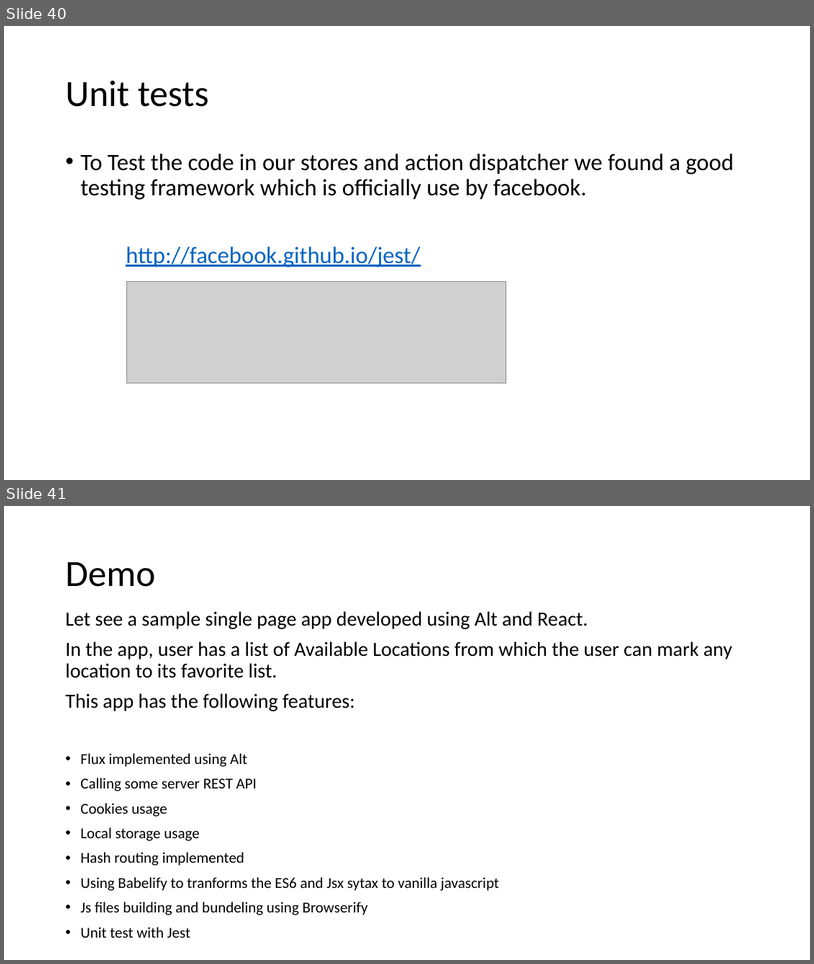
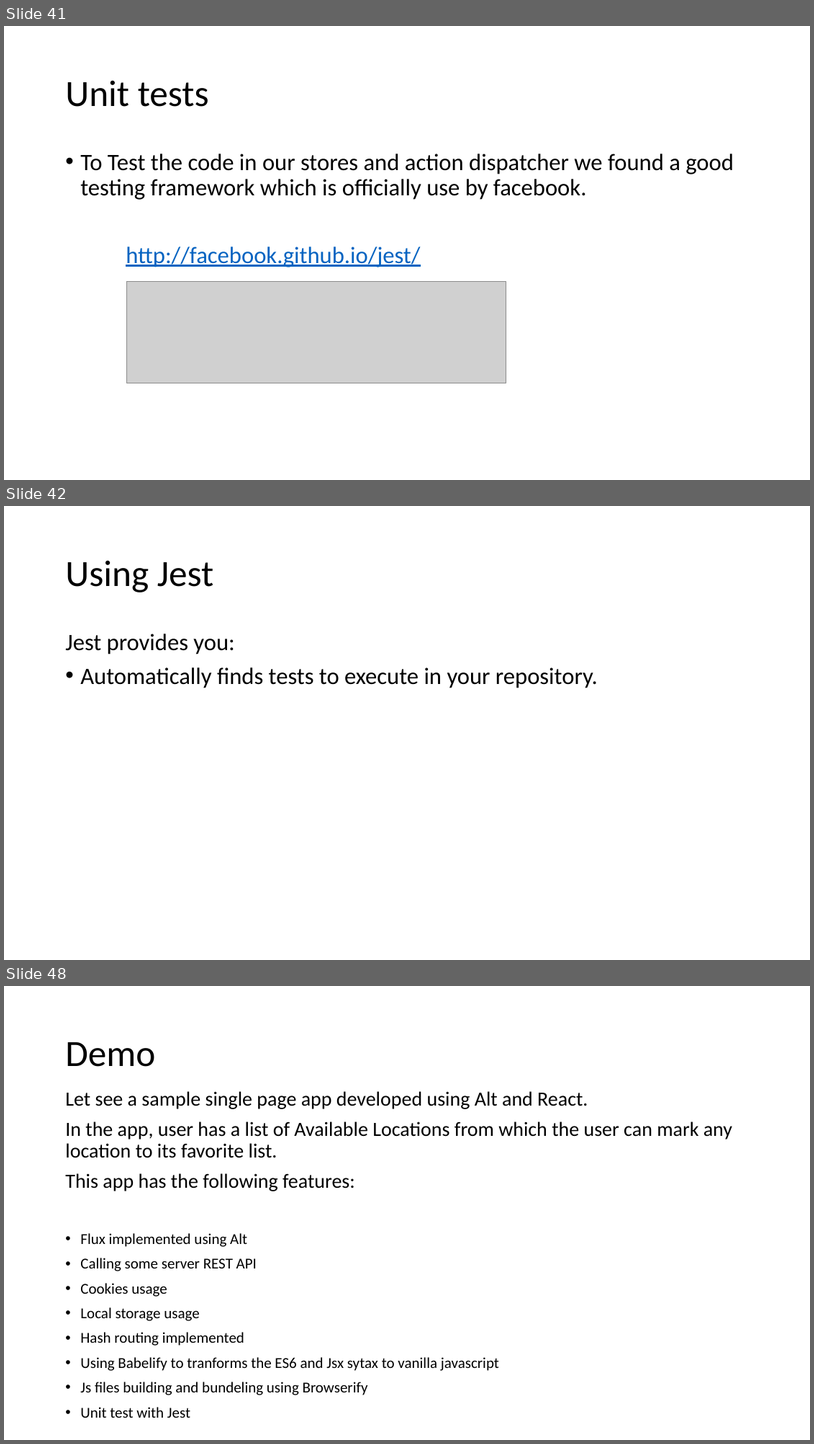
Before and after one commit to awahab29/samplealt, a slide deck: React.pptx. Shown one above the other, each under a label of ours: slides 40 and 41 before the commit, slides 41, 42 and 48 after it; the slides between them are not shown. The pictures are 814x964 and 814x1444 pixels, drawn with LibreOffice and Linux fonts; fonts in the diff are those of the drawing; grey boxes stand for pictures. Boxes give left, top, right and bottom in pixels: in the first picture for what was removed or moved away, otherwise in the second. Text is boxed around its words. In the diff, an @@ line names an element or a change of style, - is before the commit and + after.

```diff
--- a/React.pptx
+++ b/React.pptx
@@ slide 42 added at bbox=[4, 506, 810, 960], background #FFFFFF @@
@@ title added at bbox=[65, 560, 214, 592], 44 pt, text #000000 @@
+Using Jest
@@ text added at bbox=[65, 633, 598, 688], 28 pt, text #000000 @@
+Jest provides you:
+• Automatically finds tests to execute in your repository.
@@ what was slide 40 is now slide 41 @@
@@ what was slide 41 is now slide 48 @@
```
Also in this commit, not shown: 5 slides changed, 6 other slides added.
